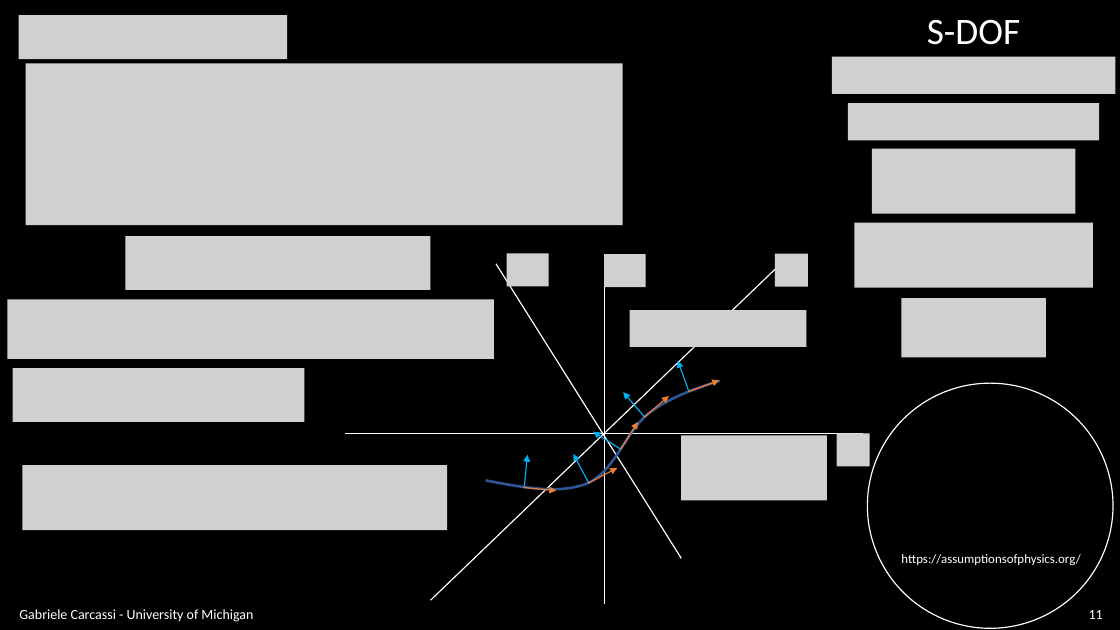
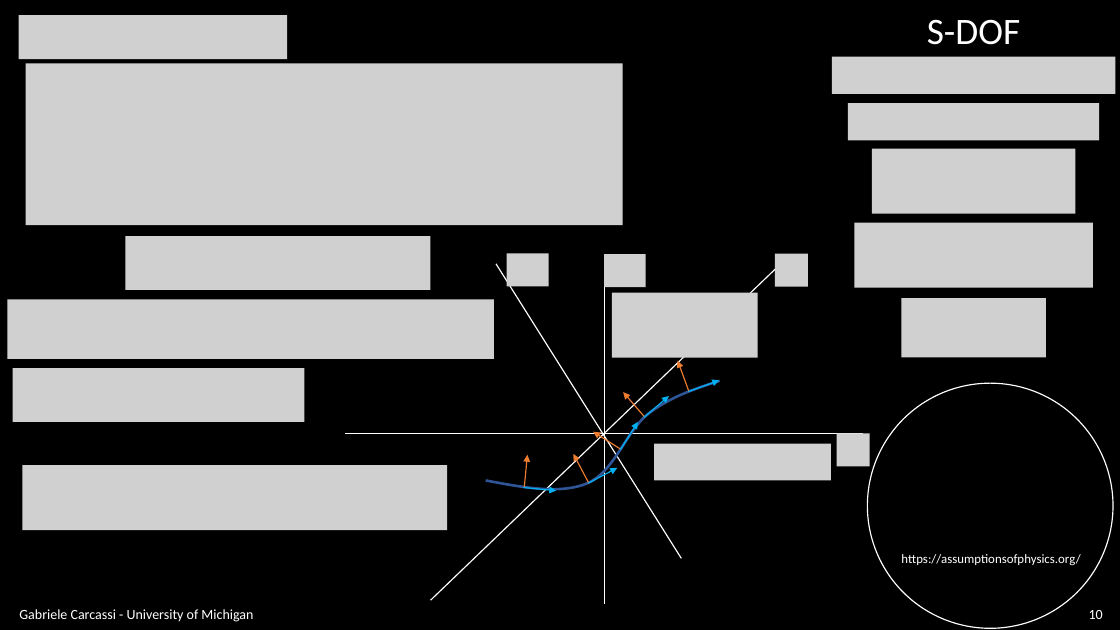
Before and after one commit to assumptionsofphysics/slides, a slide deck: slide 10 of BookCompanions-v2/RP-Class-4.pptx (slide 11 before the commit). Drawn at 1120x630 pixels with LibreOffice and Linux fonts; fonts in the diff are those of the drawing; grey boxes stand for pictures; background and template pictures are left out. Boxes give left, top, right and bottom in pixels: in the first picture for what was removed or moved away, otherwise in the second. Text is boxed around its words. In the diff, an @@ line names an element or a change of style, - is before the commit and + after.

```diff
--- a/BookCompanions-v2/RP-Class-4.pptx
+++ b/BookCompanions-v2/RP-Class-4.pptx
@@ picture added at <box>613,292,759,357</box> @@
@@ picture removed at <box>630,310,807,347</box> @@
@@ arrow (689, 392) - (678, 360): stroke #00B0F0 1 pt to #ED7D31 1 pt @@
@@ arrow (688, 392) - (719, 381): stroke #ED7D31 1 pt to #00B0F0 1 pt @@
@@ arrow moved from (644, 418) - (669, 396) to (644, 418) - (623, 392) @@
@@ arrow moved from (644, 418) - (623, 392) to (644, 418) - (669, 396) @@
@@ arrow moved from (588, 483) - (618, 468) to (621, 450) - (593, 432) @@
@@ arrow moved from (589, 483) - (574, 454) to (621, 450) - (638, 422) @@
@@ picture: place and size @@
-picture at <box>681,435,828,500</box>
+picture at <box>655,444,832,481</box>
@@ arrow (524, 487) - (528, 455): stroke #00B0F0 1 pt to #ED7D31 1 pt @@
@@ arrow moved from (621, 450) - (638, 422) to (589, 483) - (574, 454) @@
@@ arrow moved from (621, 450) - (593, 432) to (588, 483) - (618, 468) @@
@@ arrow (523, 487) - (556, 491): stroke #ED7D31 1 pt to #00B0F0 1 pt @@
@@ page number at <box>1089,610,1103,619</box>: text changed @@
-11
+10
```
Also in this commit, not shown: 19 other slides changed, 9 slides added.
